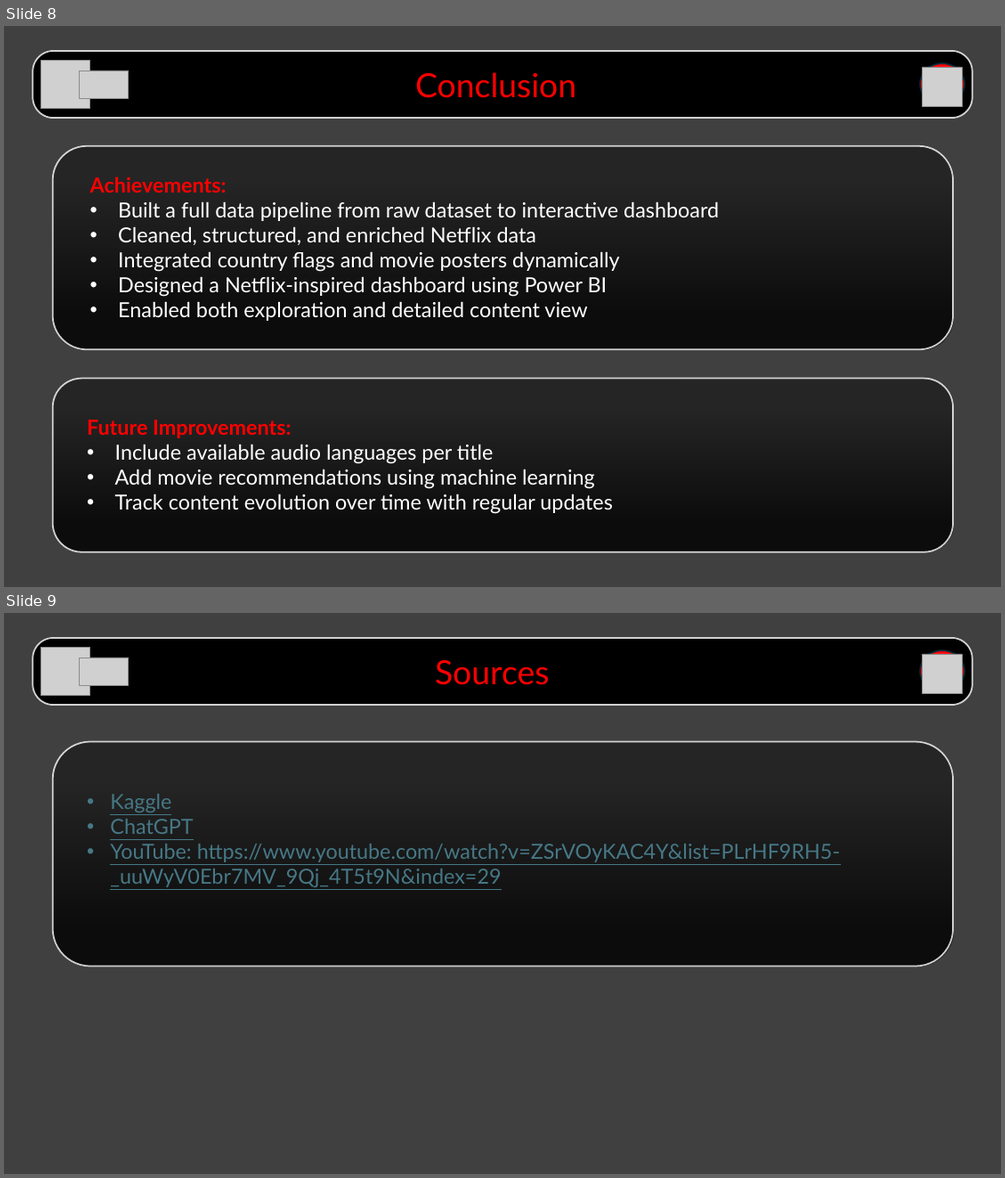
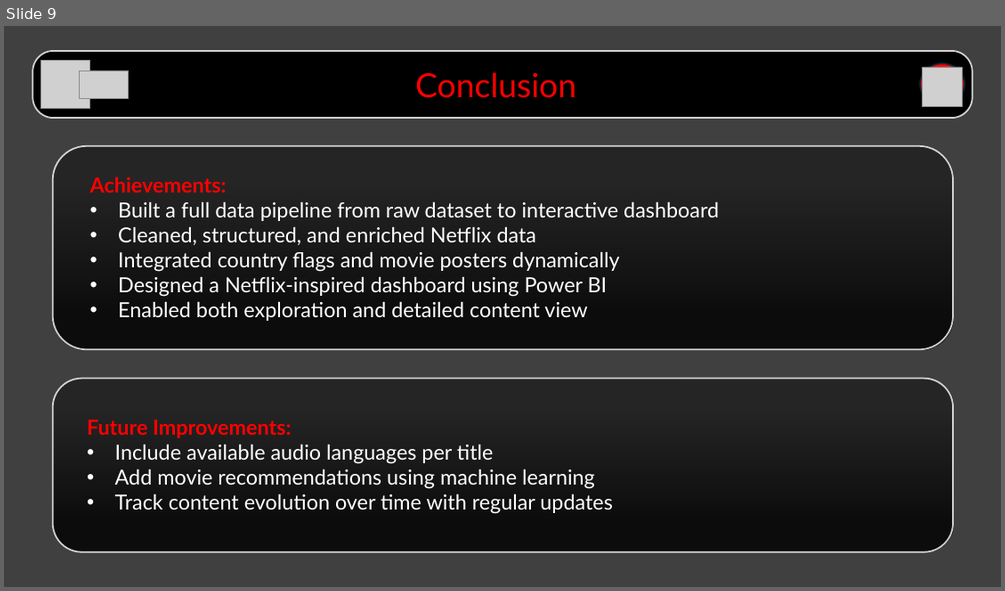
Before and after one commit to Shirel25/Netflix-Dashboard-Analysis, a slide deck: 6_presentation/Presentation/Presentation.pptx. Shown one above the other, each under a label of ours: slides 8 and 9 before the commit, slide 9 after it. The pictures are 1005x1178 and 1005x591 pixels, drawn with LibreOffice and Linux fonts; fonts in the diff are those of the drawing; grey boxes stand for pictures; background and template pictures are left out. Boxes give left, top, right and bottom in pixels: in the first picture for what was removed or moved away, otherwise in the second. Text is boxed around its words. In the diff, an @@ line names an element or a change of style, - is before the commit and + after.

```diff
--- a/6_presentation/Presentation/Presentation.pptx
+++ b/6_presentation/Presentation/Presentation.pptx
@@ slide 9 removed at box(4, 613, 1001, 1174), background picture (left out) @@
@@ rounded rectangle removed at box(32, 638, 972, 705) @@
@@ picture removed at box(40, 647, 89, 695) @@
@@ picture removed at box(80, 657, 128, 685) @@
@@ text removed at box(435, 660, 549, 685) @@
-Sources
@@ ellipse removed at box(920, 650, 964, 691) @@
@@ picture removed at box(923, 654, 963, 694) @@
@@ rounded rectangle removed at box(53, 742, 953, 966) @@
@@ text removed at box(110, 794, 840, 887) @@
-• Kaggle
-• ChatGPT
-• YouTube: https://www.youtube.com/watch?v=ZSrVOyKAC4Y&list=PLrHF9RH5-_uuWyV0Ebr7MV_9Qj_4T5t9N&index=29
@@ what was slide 8 is now slide 9 @@
```
Also in this commit, not shown: 2 slides changed, 2 slides added.
